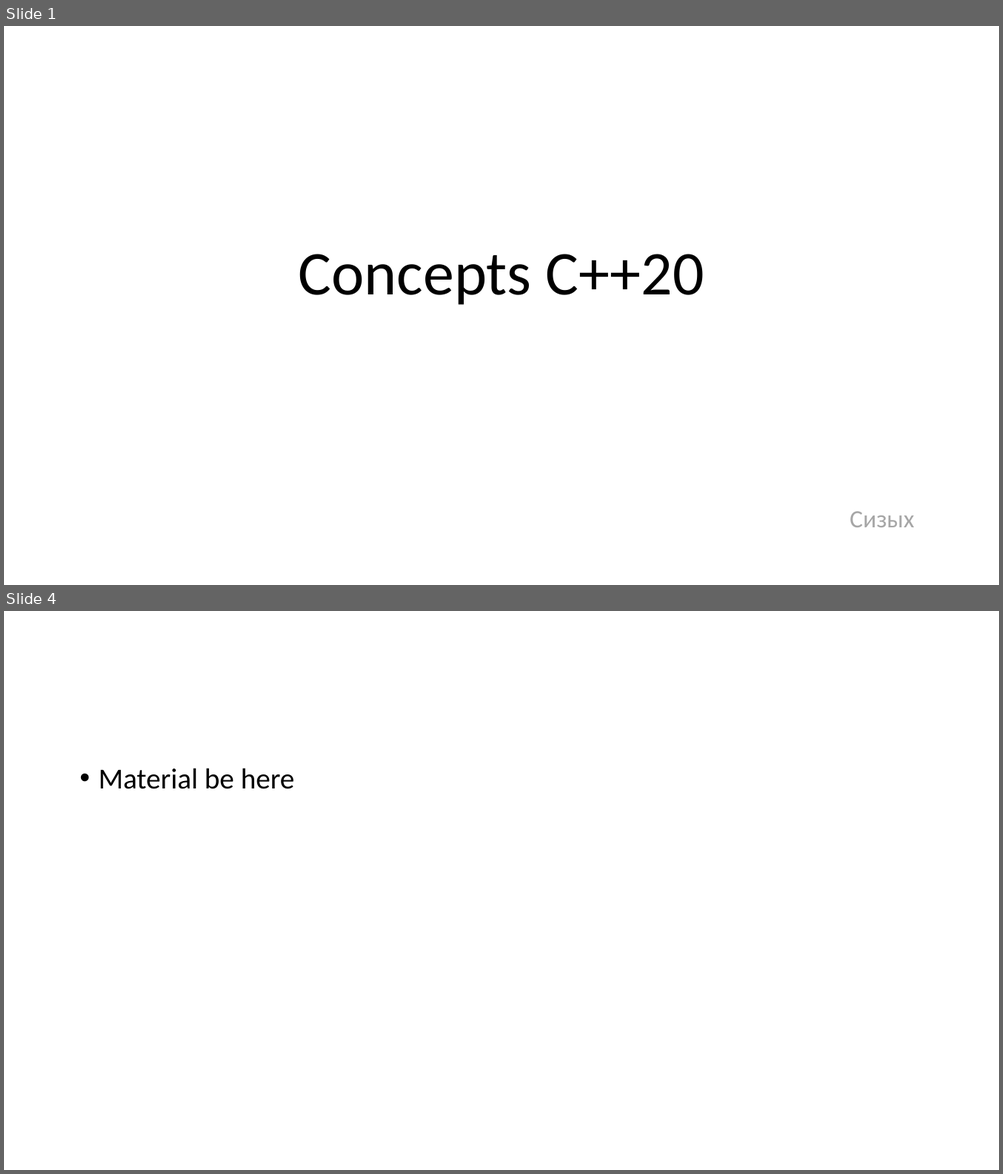
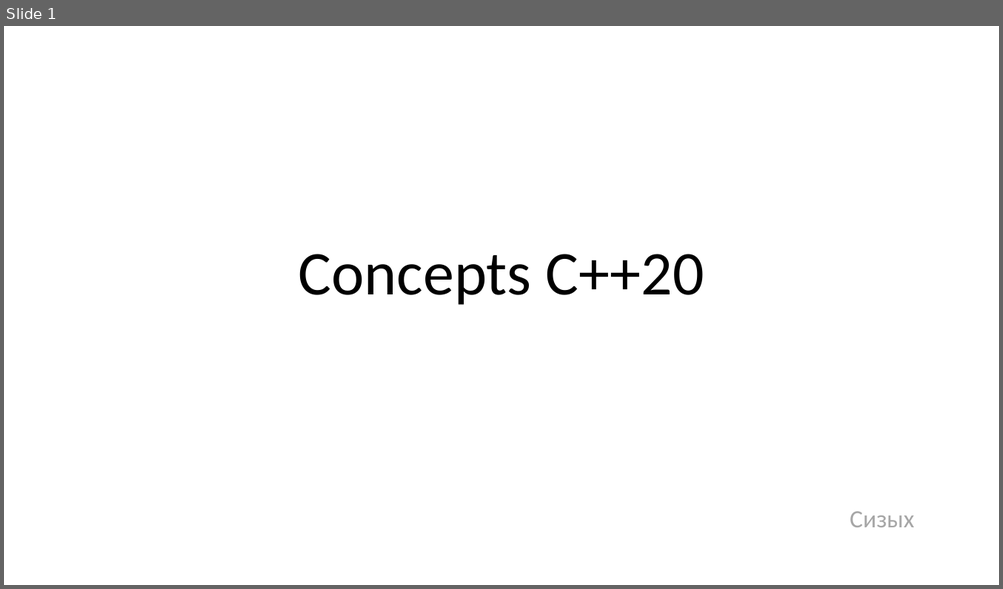
Before and after one commit to PeOpLeRu/Doklad_concepts, a slide deck: concepts.pptx. Shown one above the other, each under a label of ours: slides 1 and 4 before the commit, slide 1 after it; the slides between them are not shown. The pictures are 1003x1174 and 1003x589 pixels, drawn with LibreOffice and Linux fonts; fonts in the diff are those of the drawing. Boxes give left, top, right and bottom in pixels: in the first picture for what was removed or moved away, otherwise in the second. Text is boxed around its words. In the diff, an @@ line names an element or a change of style, - is before the commit and + after.

```diff
--- a/concepts.pptx
+++ b/concepts.pptx
@@ slide 4 removed at <box>4,611,999,1170</box>, background #FFFFFF @@
@@ text removed at <box>99,768,295,789</box> @@
-• Material be here
```
Also in this commit, not shown: 20 slides added, 6 other slides removed.
